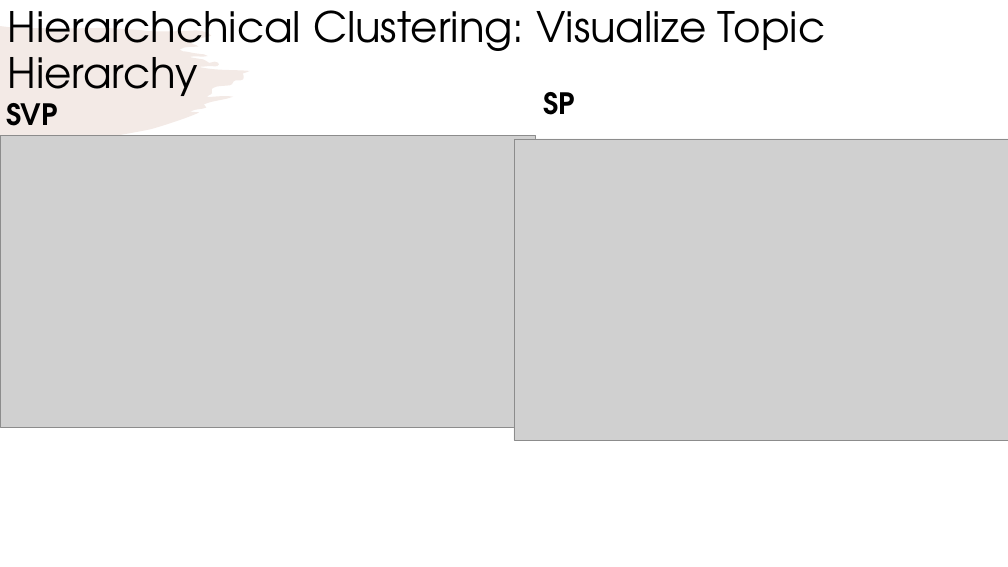
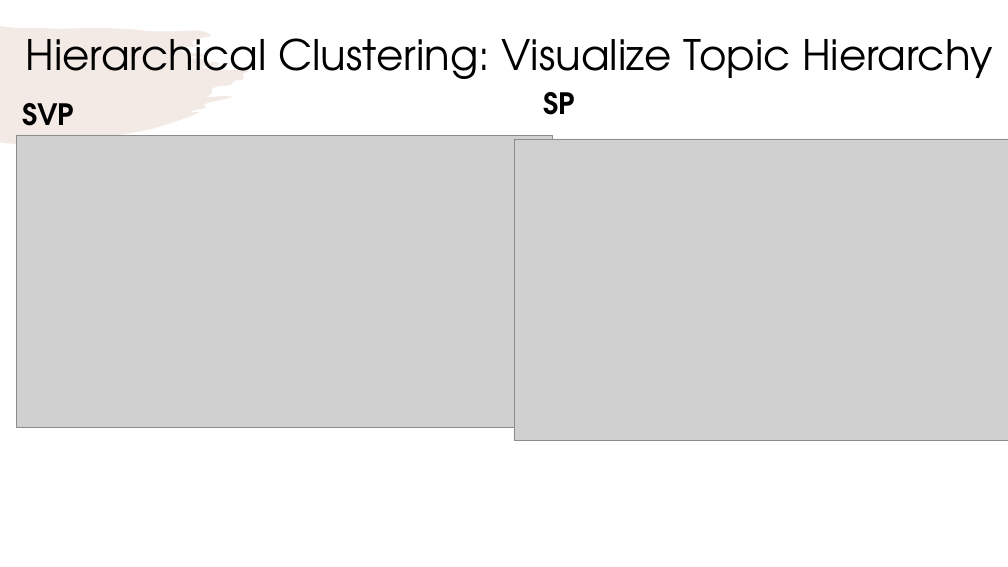
Before and after one commit to rfahrn/Exercise_3, a slide deck: slide 6 of Report – Key Findings.pptx. Drawn at 1008x567 pixels with LibreOffice and Linux fonts; fonts in the diff are those of the drawing; grey boxes stand for pictures. Boxes give left, top, right and bottom in pixels: in the first picture for what was removed or moved away, otherwise in the second. Text is boxed around its words. In the diff, an @@ line names an element or a change of style, - is before the commit and + after.

```diff
--- a/Report – Key Findings.pptx
+++ b/Report – Key Findings.pptx
@@ text "SVP": place and size @@
-text "SVP" at [6, 103, 58, 136]
+text "SVP" at [23, 103, 75, 136]
@@ title at [26, 38, 992, 79]: text changed @@
-Hierarchchical Clustering: Visualize Topic Hierarchy
+Hierarchical Clustering: Visualize Topic Hierarchy
@@ picture: place and size @@
-picture at [0, 135, 535, 427]
+picture at [17, 135, 552, 427]
```
Also in this commit, not shown: 10 other slides changed, 1 other file.
